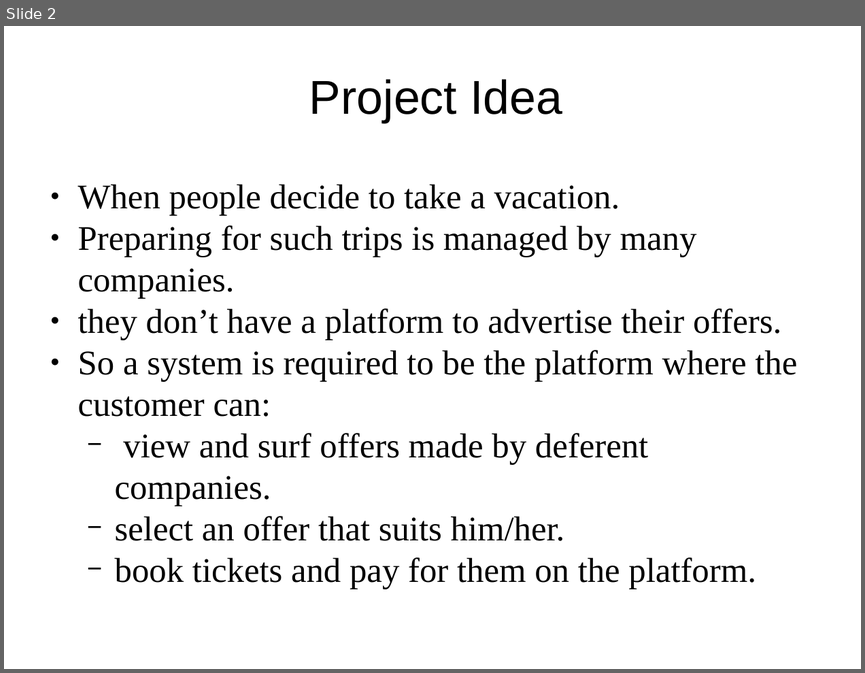
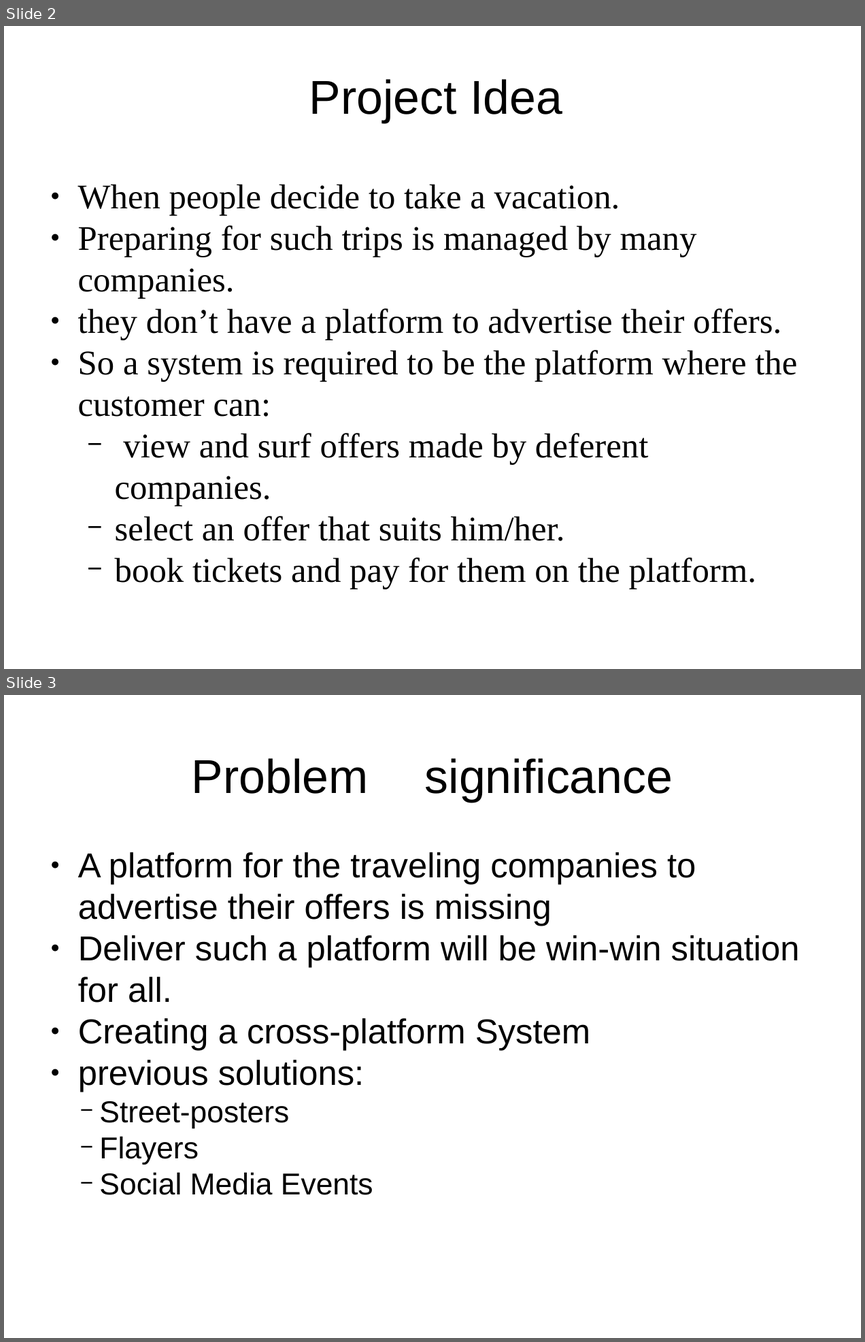
Before and after one commit to ZizoNaser/Fs7ny, a slide deck: MidYearPresentation/FCI-CU-GP-Midyear-PresentationV0.0.1.pptx. Shown one above the other, each under a label of ours: slide 2 before the commit, slides 2 and 3 after it. The pictures are 865x673 and 865x1342 pixels, drawn with LibreOffice and Linux fonts; fonts in the diff are those of the drawing. Boxes give left, top, right and bottom in pixels: in the first picture for what was removed or moved away, otherwise in the second. Text is boxed around its words. In the diff, an @@ line names an element or a change of style, - is before the commit and + after.

Commit message:
Presentation edit

```diff
--- a/MidYearPresentation/FCI-CU-GP-Midyear-PresentationV0.0.1.pptx
+++ b/MidYearPresentation/FCI-CU-GP-Midyear-PresentationV0.0.1.pptx
@@ slide 3 added at (4,695,861,1338), background #FFFFFF @@
@@ text added at (192,758,673,802), 44 pt, text #000000 @@
+Problem significance
@@ text added at (78,852,800,1195), 32 pt, text #000000 @@
+● A platform for the traveling companies to advertise their offers is missing
+● Deliver such a platform will be win-win situation for all.
+● Creating a cross-platform System
+● previous solutions:
+  − Street-posters
+  − Flayers
+  − Social Media Events
```
Also in this commit, not shown: 2 other slides added, 4 other files.
